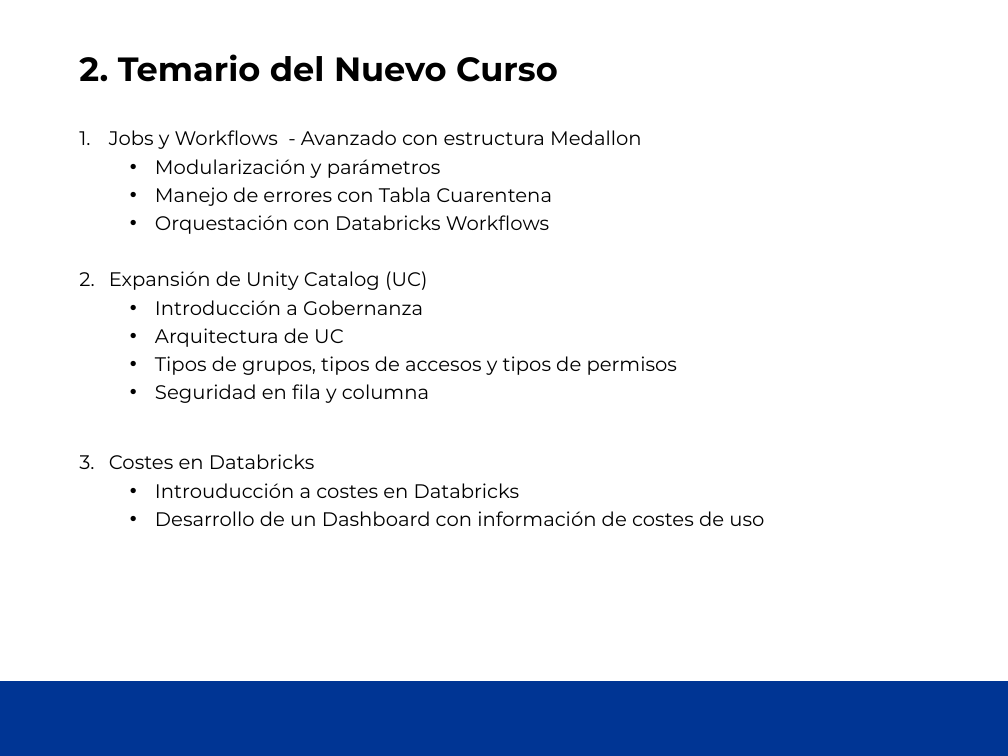
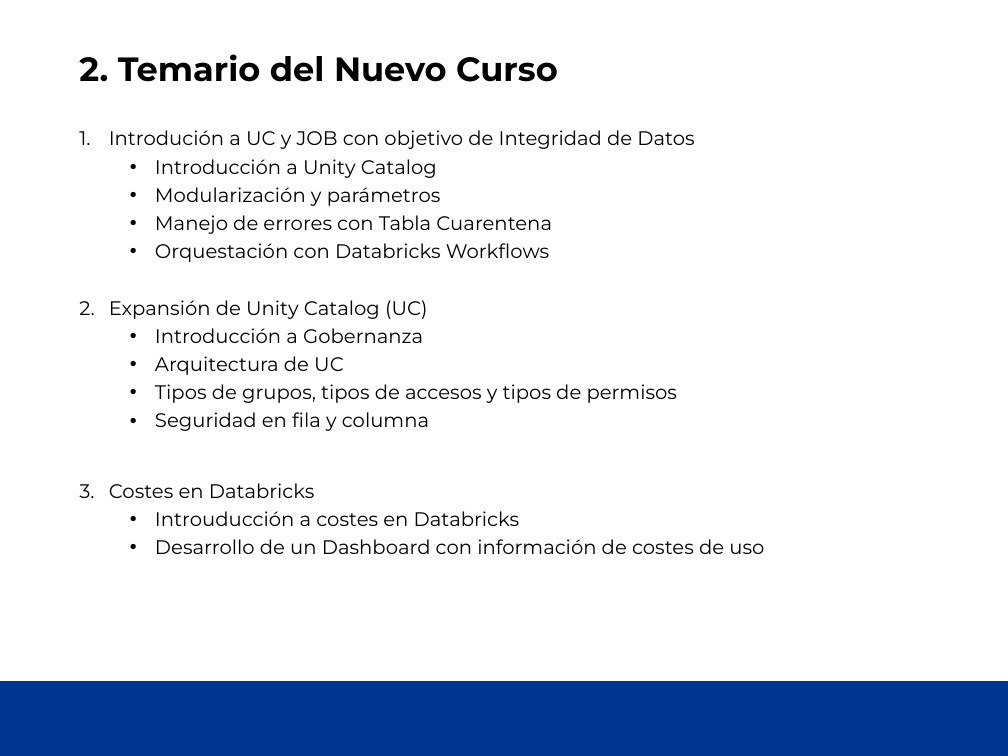
Before and after one commit to cpl-ceste/databricks_governance, a slide deck: slide 5 of UC_Course_Sesion1/UCDatabrick - Sesion 1.pptx. Drawn at 1008x756 pixels with LibreOffice and Linux fonts; fonts in the diff are those of the drawing; background and template pictures are left out. Boxes give left, top, right and bottom in pixels: in the first picture for what was removed or moved away, otherwise in the second. Text is boxed around its words. In the diff, an @@ line names an element or a change of style, - is before the commit and + after.

```diff
--- a/UC_Course_Sesion1/UCDatabrick - Sesion 1.pptx
+++ b/UC_Course_Sesion1/UCDatabrick - Sesion 1.pptx
@@ text at bbox=[109, 130, 694, 178]: text changed @@
-1. Jobs y Workflows - Avanzado con estructura Medallon
+1. Introdución a UC y JOB con objetivo de Integridad de Datos
+  • Introducción a Unity Catalog
```
Also in this commit, not shown: 9 other slides changed, 4 slides added, 1 other file.
